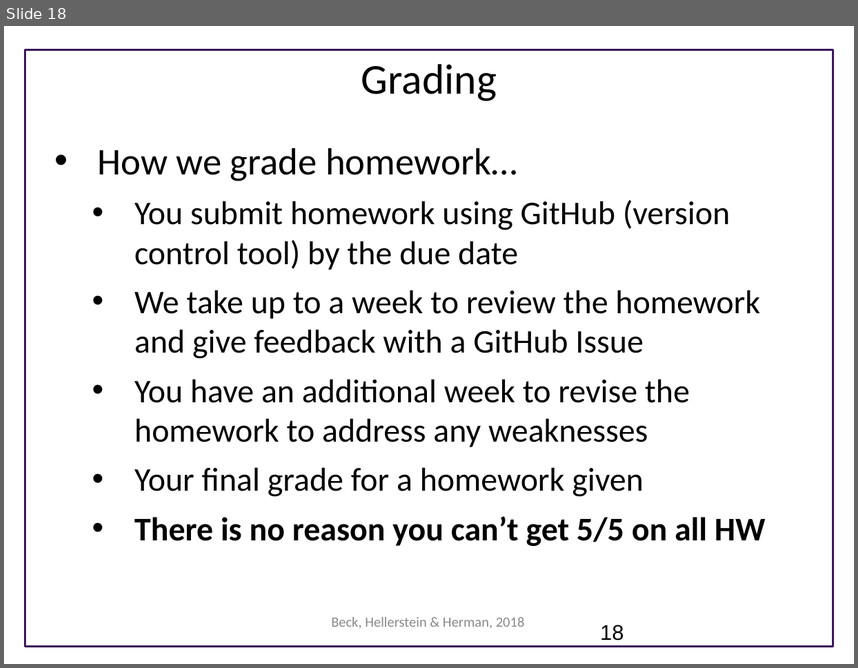
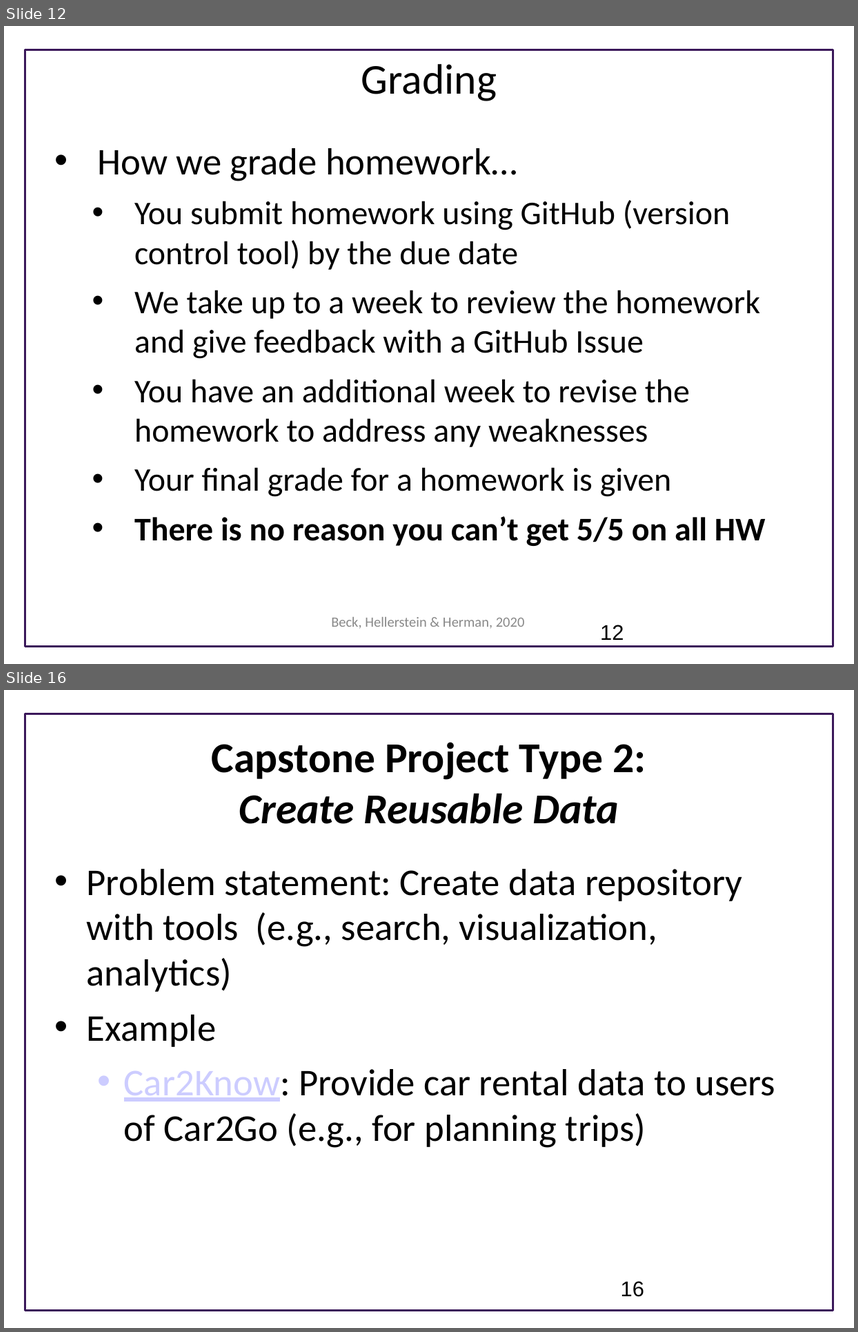
Before and after one commit to UWSEDS/LectureNotes, a slide deck: 01_CourseIntro_DataEssentials/Course Introduction.pptx. Shown one above the other, each under a label of ours: slide 18 before the commit, slides 12 and 16 after it; the slides between them are not shown. The pictures are 858x668 and 858x1332 pixels, drawn with LibreOffice and Linux fonts; fonts in the diff are those of the drawing; background and template pictures are left out. Boxes give left, top, right and bottom in pixels: in the first picture for what was removed or moved away, otherwise in the second. Text is boxed around its words. In the diff, an @@ line names an element or a change of style, - is before the commit and + after.

Commit message:
revised the intro for this year to match the plan and to focus more on projects

```diff
--- a/01_CourseIntro_DataEssentials/Course Introduction.pptx
+++ b/01_CourseIntro_DataEssentials/Course Introduction.pptx
@@ slide 16 added at [4,690,854,1328], background #FFFFFF; not listed: 1 template element that a slide beside it also shows @@
@@ text added at [212,742,646,824], 36 pt, text #000000, bold @@
+Capstone Project Type 2:
+Create Reusable Data
@@ text added at [87,869,775,1147], 32 pt, text #000000 @@
+• Problem statement: Create data repository with tools (e.g., search, visualization, analytics)
+• Example
+  • Car2Know: Provide car rental data to users of Car2Go (e.g., for planning trips)
@@ page number added at [621,1281,644,1297], 18 pt, text #000000 @@
+16
@@ what was slide 18 is now slide 12 @@
@@ slide 12 changed as well @@
@@ text at [134,467,672,497]: text changed @@
-  • Your final grade for a homework given
+  • Your final grade for a homework is given
@@ text at [331,617,525,628]: text changed @@
-Beck, Hellerstein & Herman, 2018
+Beck, Hellerstein & Herman, 2020
@@ page number at [600,624,624,639]: text changed @@
-18
+12
```
Also in this commit, not shown: 12 other slides changed, 11 other slides added, 6 slides removed.
